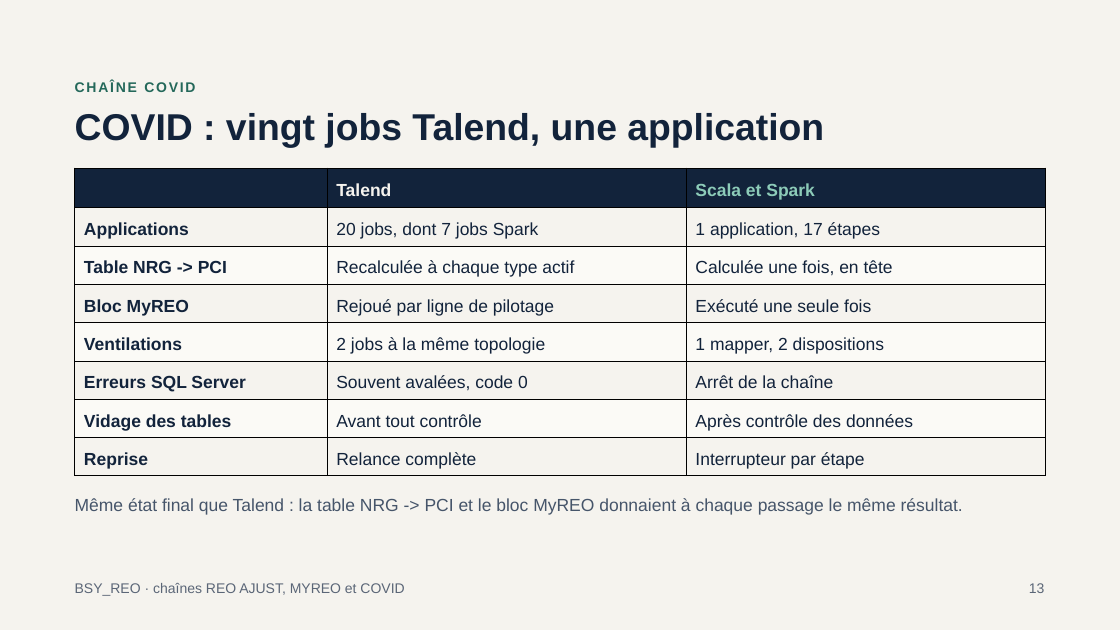
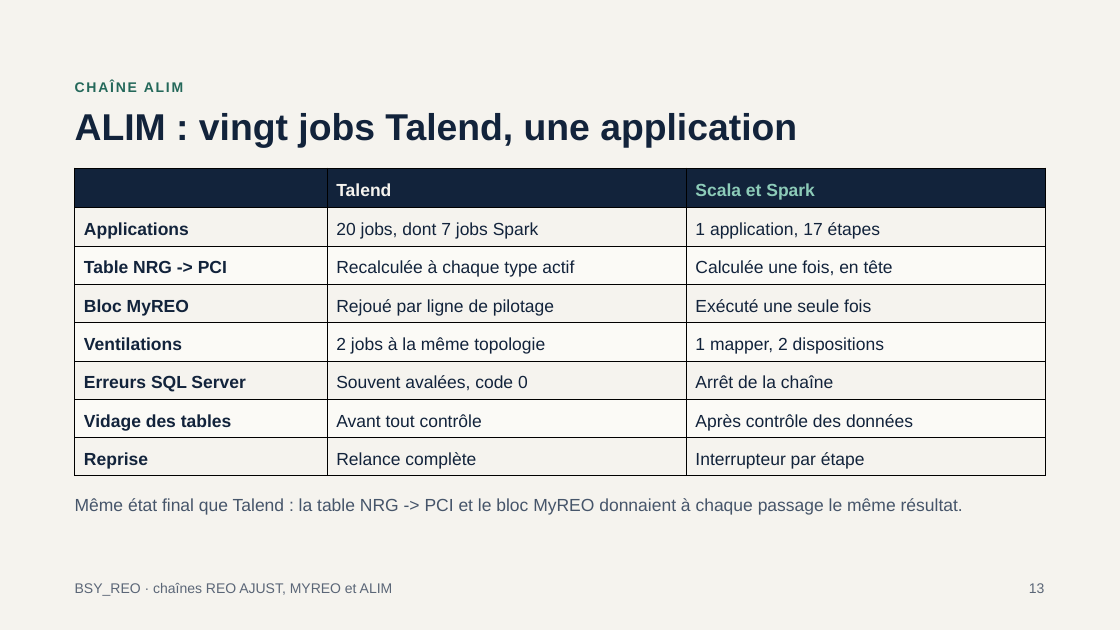
Before and after one commit to mlamouchi001/REO_SCALA, a slide deck: slide 13 of docs/Presentation_BSY_REO.pptx. Drawn at 1120x630 pixels with LibreOffice and Linux fonts; fonts in the diff are those of the drawing. Boxes give left, top, right and bottom in pixels: in the first picture for what was removed or moved away, otherwise in the second. Text is boxed around its words. In the diff, an @@ line names an element or a change of style, - is before the commit and + after.

Commit message:
Suppression du mot Covid : chaine renommee ALIM dans le code, les fichiers et la documentation
- classes, fichiers et tests : Covid -> Alim (AlimReoRunner, FetchSourceAlimReo, MainMapperAlim*, ViewsAlimReo...)
- bin/run_reo.sh : chaine alim (au lieu de covid)
- conf/reo_alim.conf : cles ALIM_RUBRIQUE, ALIM_DIM_SUPERVISION, ALIM_DIM_CONVERSION
- docs : ANALYSE_TALEND_ALIM_REO.md, presentation regeneree

```diff
--- a/docs/Presentation_BSY_REO.pptx
+++ b/docs/Presentation_BSY_REO.pptx
@@ text at bbox=[75, 81, 183, 92]: text changed @@
-CHAÎNE COVID
+CHAÎNE ALIM
@@ text at bbox=[75, 113, 797, 148]: text changed @@
-COVID : vingt jobs Talend, une application
+ALIM : vingt jobs Talend, une application
@@ text at bbox=[75, 583, 393, 596]: text changed @@
-BSY_REO · chaînes REO AJUST, MYREO et COVID
+BSY_REO · chaînes REO AJUST, MYREO et ALIM
```
Also in this commit, not shown: 23 other slides changed, 40 other files.
